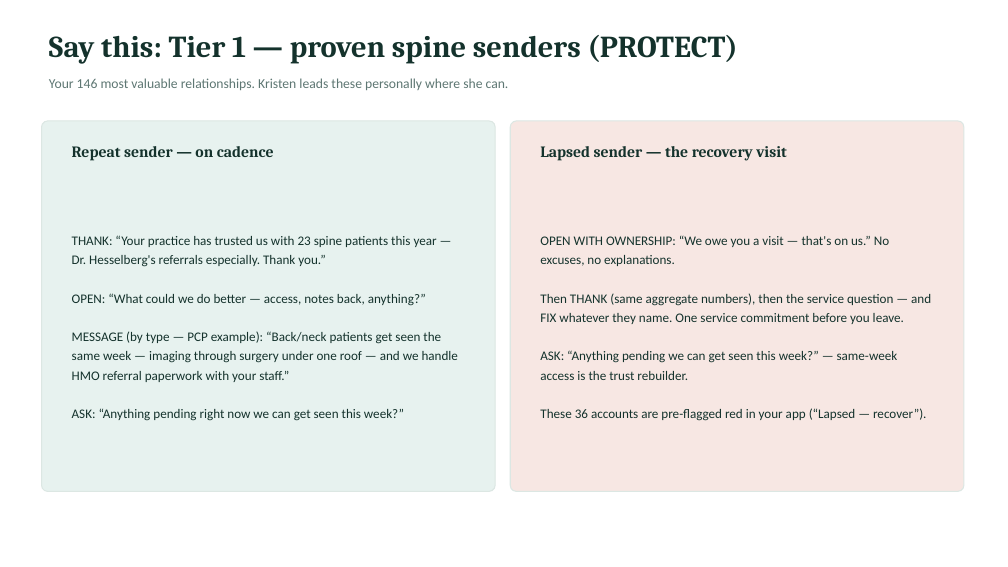
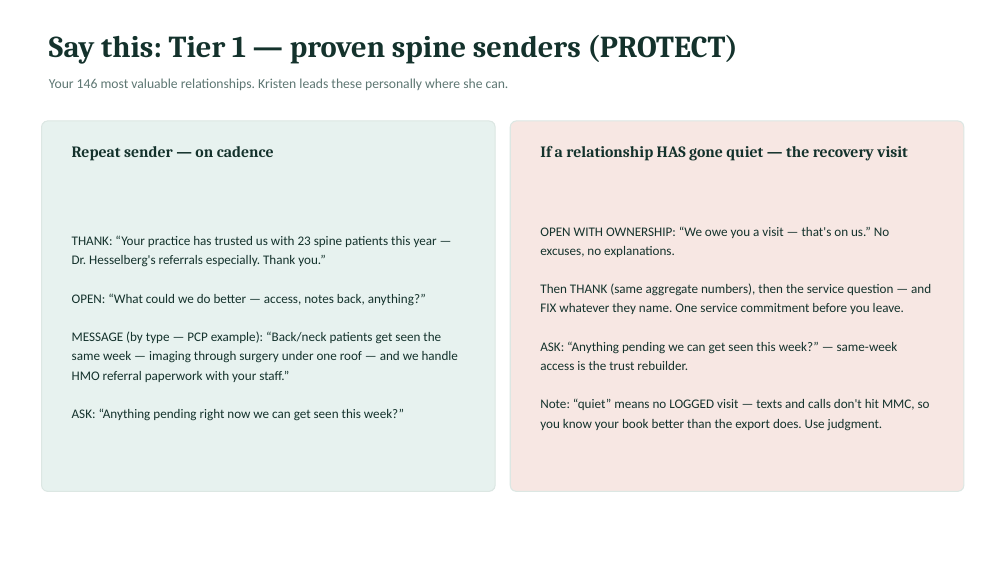
Before and after one commit to JosephAndrewMacLean/SHP, a slide deck: slide 6 of pm/kristen-share/SHP-Spine-Team-Rollout_Kristen_Jul22.pptx (slide 7 before the commit). Drawn at 1008x567 pixels with LibreOffice and Linux fonts; fonts in the diff are those of the drawing. Boxes give left, top, right and bottom in pixels: in the first picture for what was removed or moved away, otherwise in the second. Text is boxed around its words. In the diff, an @@ line names an element or a change of style, - is before the commit and + after.

```diff
--- a/pm/kristen-share/SHP-Spine-Team-Rollout_Kristen_Jul22.pptx
+++ b/pm/kristen-share/SHP-Spine-Team-Rollout_Kristen_Jul22.pptx
@@ text at [540, 146, 908, 161]: text changed @@
-Lapsed sender — the recovery visit
+If a relationship HAS gone quiet — the recovery visit
@@ text at [540, 399, 930, 431]: text changed @@
-These 36 accounts are pre-flagged red in your app (“Lapsed — recover”).
+Note: “quiet” means no LOGGED visit — texts and calls don't hit MMC, so you know your book better than the export does. Use judgment.
```
Also in this commit, not shown: 3 other slides changed, 1 slide removed, 2 other files.
